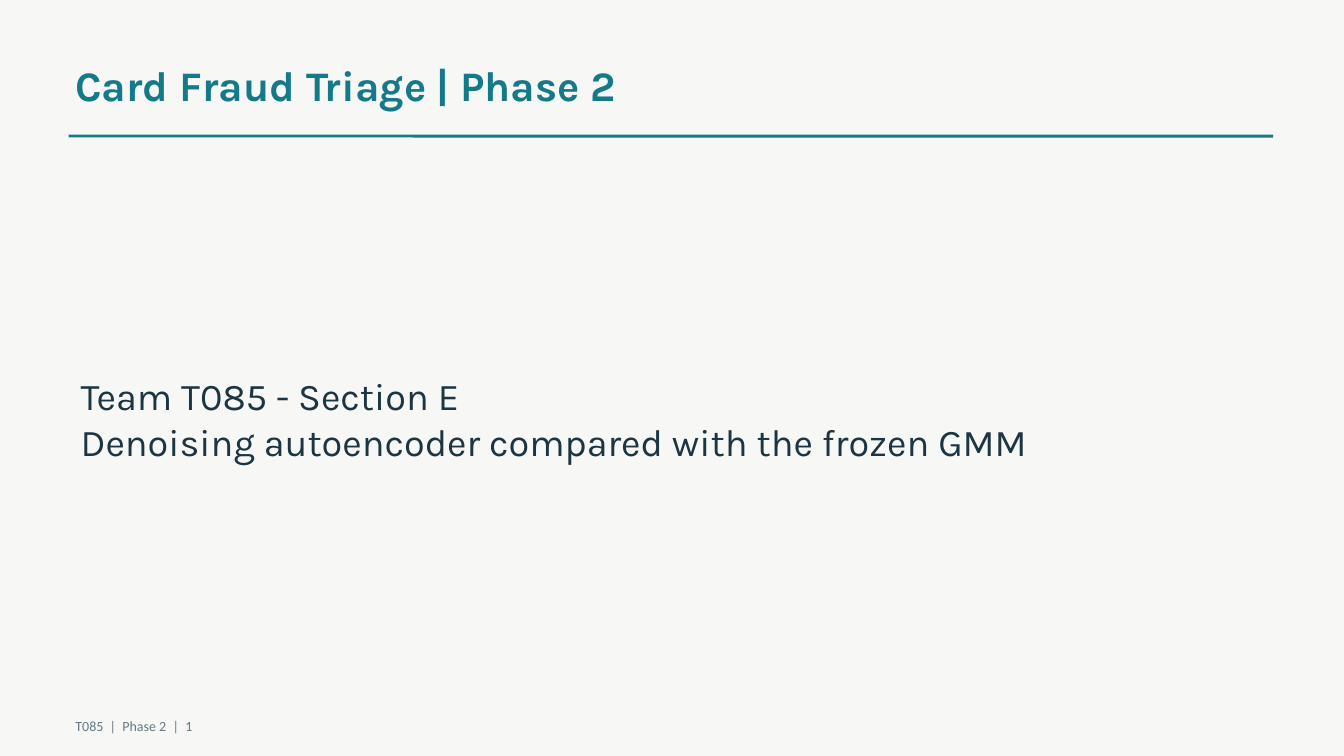
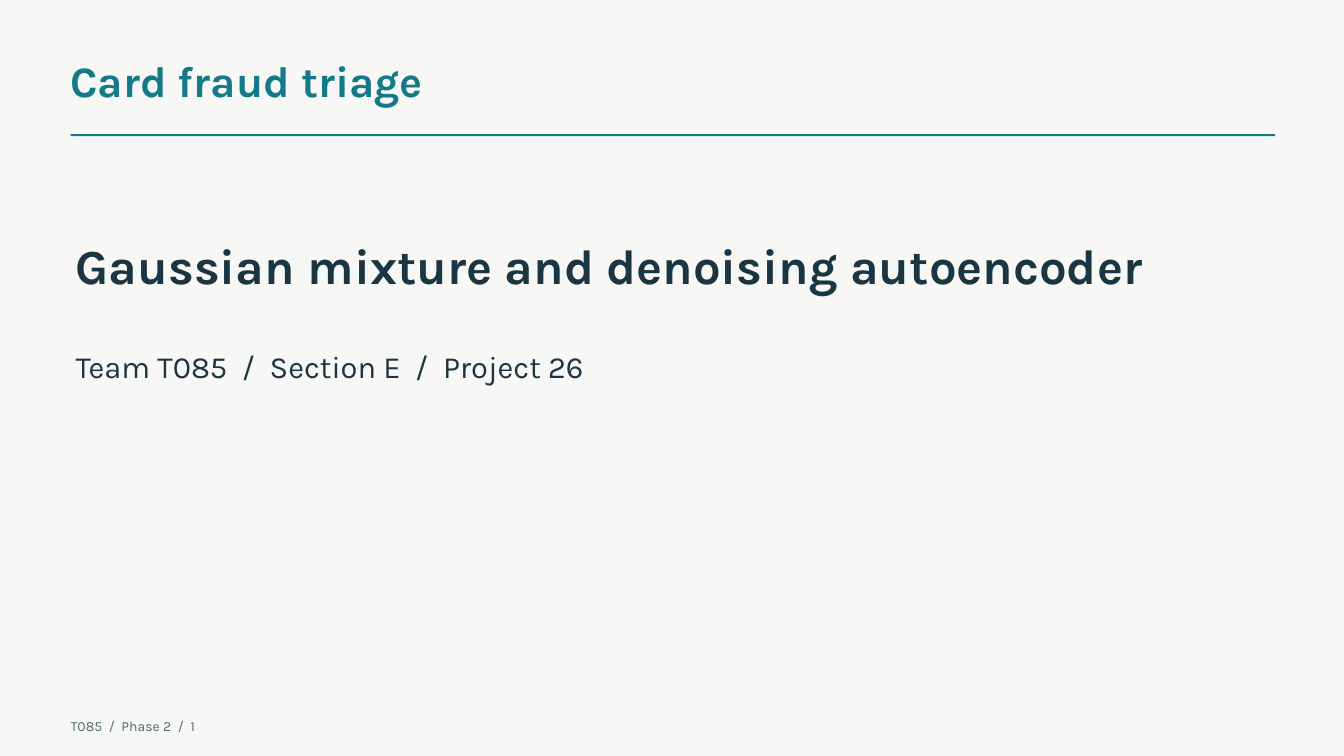
Before and after one commit to aaditya599fx/T085-CardFraudTriage-AML-Phase1, a slide deck: slide 1 of docs/phase2/T085_Phase2.pptx. Drawn at 1344x756 pixels with LibreOffice and Linux fonts; fonts in the diff are those of the drawing. Boxes give left, top, right and bottom in pixels: in the first picture for what was removed or moved away, otherwise in the second. Text is boxed around its words. In the diff, an @@ line names an element or a change of style, - is before the commit and + after.

Commit message:
Complete Phase 2 fraud triage evaluation

```diff
--- a/docs/phase2/T085_Phase2.pptx
+++ b/docs/phase2/T085_Phase2.pptx
@@ text at box(71, 66, 423, 108): text changed; size 30 to 31 pt @@
-Card Fraud Triage | Phase 2
+Card fraud triage
@@ line (71, 135) - (1275, 135): stroke #147A89 2 pt to #147A89 1.35 pt @@
@@ text added at box(76, 249, 1142, 296), 35 pt, text #1B3542, bold @@
+Gaussian mixture and denoising autoencoder
@@ text at box(76, 357, 583, 385): text changed; size 27 to 22 pt @@
-Team T085 - Section E
-Denoising autoencoder compared with the frozen GMM
+Team T085 / Section E / Project 26
@@ text at box(71, 721, 195, 731): text changed; font Calibri to Karla; text colour #617A84 to #526C75 @@
-T085 | Phase 2 | 1
+T085 / Phase 2 / 1
```
Also in this commit, not shown: 1 other slide changed, 12 slides added, 12 slides removed, 20 other files.
